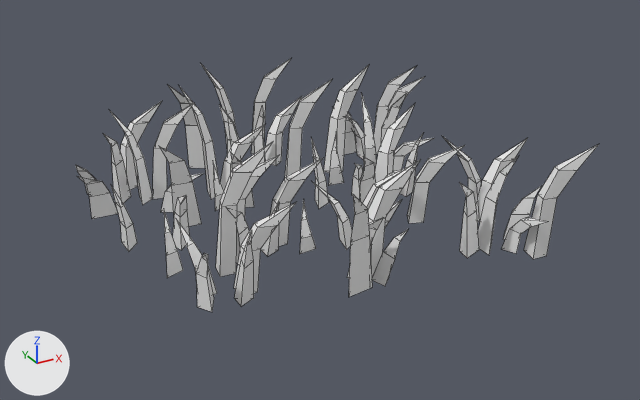
Two versions of the FBX model Overcleaned/Assets/Art Assets/Models/Outside/Grass/Grass_Sprouts.fbx, one commit apart.
One viewpoint serves both versions: a 50 mm lens placed at (-0.923, -1.676, 0.906), pointed at (-0.012, -0.021, 0.078). Every picture has the same lights, and +X, +Y and +Z are marked at lower left. Mesh edges are drawn as thin lines. Where no turn or scale is listed for an object, it has been applied to the vertices.

Names of what the first picture shows: 'Grass_Sprouts'.
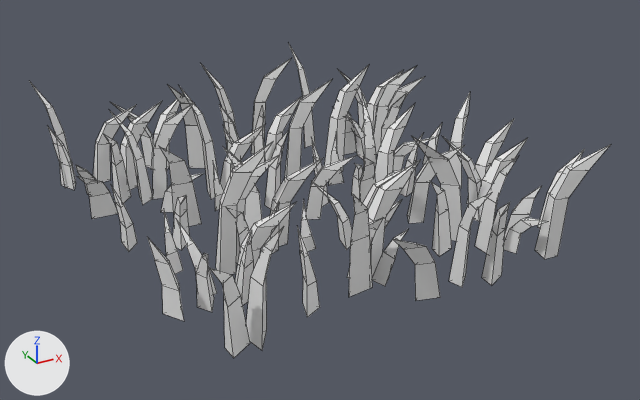
Pixel boxes (x1, y1, x2, y2) of what changed, in the pictures (640 x 400 px):
'Grass_Sprouts', reshaped (11% wider, 24% taller)
    before: (76, 58, 599, 312)
    after: (30, 44, 611, 358)
part 1 of me_cube_524, added
    after: (289, 44, 315, 148)
part 2 of me_cube_524, added
    after: (246, 228, 283, 350)
part 3 of me_cube_524, added
    after: (449, 193, 491, 287)
part 4 of me_cube_524, added
    after: (306, 156, 355, 220)
part 5 of me_cube_524, added
    after: (265, 131, 288, 209)
part 6 of me_cube_524, added
    after: (449, 93, 470, 188)
part 7 of me_cube_524, added
    after: (467, 119, 514, 204)
part 8 of me_cube_524, built on
    before: (459, 144, 599, 259)
    after: (30, 82, 611, 358)
part 9 of me_cube_524, added
    after: (338, 70, 442, 164)

Patch to the scene script:
```diff
--- a/Overcleaned/Assets/Art Assets/Models/Outside/Grass/Grass_Sprouts.fbx.py
+++ b/Overcleaned/Assets/Art Assets/Models/Outside/Grass/Grass_Sprouts.fbx.py
@@ me_cube_524 @@
 # used by ob_grass_sprouts; location = (0.0, 0.0, 0.0)
-me_cube_524.from_pydata(...)  # 640 vertices, 576 faces; spans x -0.513..0.445, y -0.465..0.528, z 0.03..0.317
+me_cube_524.from_pydata(...)  # 880 vertices, 792 faces; spans x -0.519..0.529, y -0.542..0.574, z 0.027..0.317
+# me_cube_524 part 1: the loose piece of 10 vertices spanning x 0.028..0.128, y 0.388..0.488, z 0.03..0.305 is copied, and the copy is turned 133.3 degrees about the z axis through its middle, then moved by (0.116, 0.035, 0.0); it spans x 0.179..0.221, y 0.417..0.544, z 0.03..0.305
+# me_cube_524 part 2: the loose piece of 10 vertices spanning x -0.163..-0.077, y -0.418..-0.329, z 0.03..0.275 is copied, and the copy is turned 47 degrees about the z axis through its middle and scaled by 1.07, then moved by (-0.229, -0.067, 0.005); it spans x -0.377..-0.33, y -0.506..-0.396, z 0.027..0.288
+# me_cube_524 part 3: the loose piece of 10 vertices spanning x -0.075..0.048, y -0.333..-0.289, z 0.03..0.272 is copied, and the copy is turned -95.7 degrees about the z axis through its middle, then moved by (0.102, -0.157, 0.0); it spans x 0.067..0.116, y -0.527..-0.409, z 0.03..0.272
+# me_cube_524 part 4: the loose piece of 10 vertices spanning x 0.085..0.128, y -0.198..-0.07, z 0.03..0.195 is copied, and the copy is turned 33.5 degrees about the z axis through its middle, then moved by (-0.11, 0.099, 0.0); it spans x -0.045..0.05, y -0.077..0.028, z 0.03..0.196
+# me_cube_524 part 5: the loose piece of 10 vertices spanning x -0.365..-0.266, y 0.051..0.123, z 0.03..0.251 is copied, and the copy is turned 55.3 degrees about the z axis through its middle, then moved by (0.239, -0.016, 0.0); it spans x -0.092..-0.048, y 0.01..0.112, z 0.03..0.251
+# me_cube_524 part 6: the loose piece of 10 vertices spanning x 0.161..0.289, y -0.007..0.041, z 0.03..0.25 is copied, and the copy is turned 24.4 degrees about the z axis through its middle, then moved by (0.194, -0.01, 0.0); it spans x 0.355..0.467, y -0.033..0.055, z 0.03..0.251
+# me_cube_524 part 7: the loose piece of 10 vertices spanning x 0.156..0.253, y -0.208..-0.104, z 0.03..0.227 is copied, and the copy is turned 55.1 degrees about the z axis through its middle, then moved by (0.195, 0.031, 0.0); it spans x 0.341..0.47, y -0.157..-0.115, z 0.03..0.227
+# me_cube_524 part 8
+# 7 vertices in x 0.301..0.398, y -0.457..-0.389, z 0.03..0.283 move by (0.021, -0.012, 0.0)
+# 5 vertices in x 0.118..0.176, y -0.365..-0.314, z 0.03..0.222 move by (-0.048, 0.036, 0.0)
+# 8 vertices move from x 0.163..0.327, y -0.424..-0.315, z 0.03..0.228 to x 0.116..0.347, y -0.436..-0.28, z 0.03..0.228
+# 140 vertices are added at x -0.519..0.529, y -0.542..0.574, z 0.027..0.284
+# 126 new faces join them
+# me_cube_524 part 9
+# 30 vertices are added at x 0.352..0.503, y 0.127..0.536, z 0.03..0.216
+# 27 new faces join them
```
